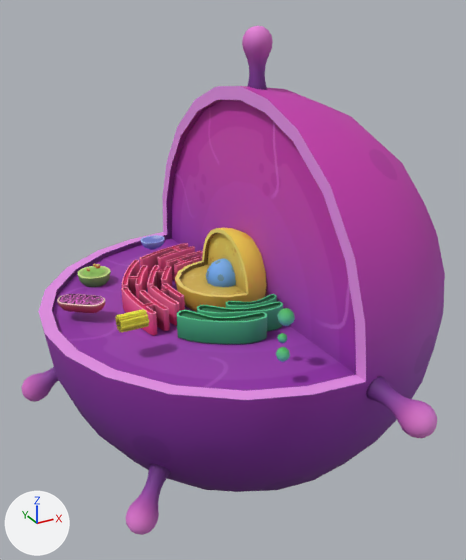
A saved change to the glTF model public/assets/celula-animal/model.glb.
One viewpoint serves both versions: a camera (50 mm lens) standing at (-0.149, -0.263, 0.137) and looking at (-0.01, -0.011, 0.011). Arrows for +X, +Y and +Z are at lower left; the lights stay in place. Where no turn or scale is listed for an object, it has been applied to the vertices.

In view in the first picture: 'Centriolo', 'Flagelo', 'Flagelo.001', 'Flagelo.002', 'Flagelo.003', 'Lisosoma', 'Membrana', 'Mitocondria', 'Nucleo', 'Nucleolo', 'Reticulo.001', 'Reticulo.002', 'Reticulo.003', 'Reticulo.005', 'Reticulo.006', 'Reticulo.007', 'Ribosoma', 'Ribosoma.001', 'Ribosoma.002', 'golgi.002', 'golgi.003', 'golgi.004'.
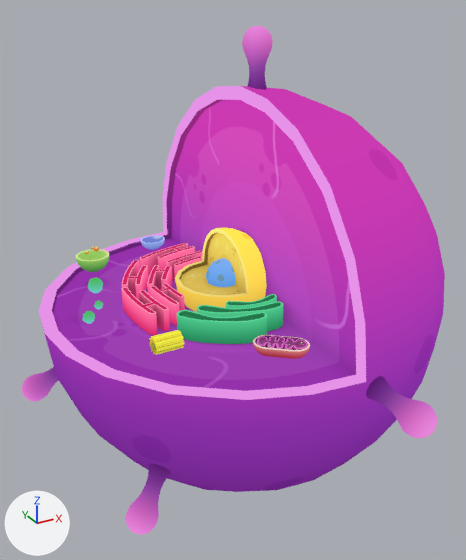
Where the newer file only moved an object's origin or applied its transform, the numbers keep the older frame.

What changed in the scene script:
```text
Change mat_ribosoma:
    remove # nodes: BsdfPrincipled, OutputMaterial, TexImage
    nodes: BsdfTransparent, Emission, LightPath, MixShader, OutputMaterial, TexImage
Change mat_centriolo:
    remove # nodes: BsdfPrincipled, OutputMaterial, TexImage
    nodes: BsdfTransparent, Emission, LightPath, MixShader, OutputMaterial, TexImage
Change mat_mitocondria:
    remove # nodes: BsdfPrincipled, OutputMaterial, TexImage
    nodes: BsdfTransparent, Emission, LightPath, MixShader, OutputMaterial, TexImage
Change mat_nucleo:
    remove # nodes: BsdfPrincipled, OutputMaterial, TexImage
    nodes: BsdfTransparent, Emission, LightPath, MixShader, OutputMaterial, TexImage
Change mat_nucleolo:
    remove # nodes: BsdfPrincipled, OutputMaterial, TexImage
    nodes: BsdfTransparent, Emission, LightPath, MixShader, OutputMaterial, TexImage
Change mat_reticuloendo:
    remove # nodes: BsdfPrincipled, OutputMaterial, TexImage
    nodes: BsdfTransparent, Emission, LightPath, MixShader, OutputMaterial, TexImage
Change mat_golgi:
    remove # nodes: BsdfPrincipled, OutputMaterial, TexImage
    nodes: BsdfTransparent, Emission, LightPath, MixShader, OutputMaterial, TexImage
Change mat_lisosoma:
    remove # nodes: BsdfPrincipled, OutputMaterial, TexImage
    nodes: BsdfTransparent, Emission, LightPath, MixShader, OutputMaterial, TexImage
Change mat_membrana:
    remove # nodes: BsdfPrincipled, OutputMaterial, TexImage
    nodes: BsdfTransparent, Emission, LightPath, MixShader, OutputMaterial, TexImage
Add mat_flagelo:
    mat_flagelo = bpy.data.materials.new('Flagelo')
    # uses the picture img_animal_flagelos_albedotransparency
Change me_roundcube_006:
    where me_roundcube_006.from_pydata(...)  # 185 vertices, 352 faces; spans x -0.1085..-0.081, y 0.022..0.0403, z -0.0538..-0.0301
    remove me_roundcube_006.materials.append(mat_flagelos)  # picture img_animal_flagelos_albedotransparency
    add me_roundcube_006.materials.append(mat_flagelo)
Change me_roundcube_007:
    where me_roundcube_007.from_pydata(...)  # 185 vertices, 352 faces; spans x -0.0879..-0.0626, y -0.0661..-0.0428, z -0.0718..-0.0483
    remove me_roundcube_007.materials.append(mat_flagelos)  # picture img_animal_flagelos_albedotransparency
    add me_roundcube_007.materials.append(mat_flagelo)
Change me_roundcube_001:
    where me_roundcube_001.from_pydata(...)  # 185 vertices, 352 faces; spans x 0.0013..0.015, y -0.0068..0.0068, z 0.0963..0.1256
    remove me_roundcube_001.materials.append(mat_flagelos)  # picture img_animal_flagelos_albedotransparency
    add me_roundcube_001.materials.append(mat_flagelo)
Change me_roundcube_002:
    where me_roundcube_002.from_pydata(...)  # 185 vertices, 352 faces; spans x 0.0012..0.0158, y -0.1269..-0.0971, z -0.0148..-0.0001
    remove me_roundcube_002.materials.append(mat_flagelos)  # picture img_animal_flagelos_albedotransparency
    add me_roundcube_002.materials.append(mat_flagelo)
Change ob_ribosoma_001:
    ob_ribosoma_001.location: (-0.0271, -0.0816, 0.0106) -> (-0.0817, -0.0086, 0.0075)
Change ob_ribosoma_002:
    ob_ribosoma_002.location: (-0.0203, -0.0728, 0.0211) -> (-0.0749, 0.0003, 0.018)
Change ob_centriolo:
    ob_centriolo.location: (0.0, 0.0, 0.0) -> (0.0082, -0.0166, -0.0042)
Change ob_mitocondria:
    ob_mitocondria.location: (0.0, 0.0, 0.0) -> (0.0575, -0.0833, 0.0023)
Change ob_lisosoma:
    ob_lisosoma.location: (-0.0609, 0.0503, 0.0031) -> (-0.0609, 0.0503, 0.0127)
```

Changed parts and their boxes (x1, y1, x2, y2) in the pictures (466 x 560 px):
'Membrana', recoloured: (38, 86, 445, 492) in both
'Nucleo', recoloured: (175, 228, 267, 312) in both
'golgi.003', recoloured: (177, 310, 267, 344) in both
'Flagelo', recoloured: (366, 376, 437, 438) in both
'Mitocondria', recoloured, moved: before (57, 294, 106, 313); after (253, 335, 310, 359)
'Flagelo.002', recoloured: (126, 464, 170, 535) in both
'Reticulo.006', recoloured: (121, 287, 170, 335) in both
'Flagelo.003', recoloured: (242, 25, 273, 90) in both
'Centriolo', recoloured, moved: before (115, 309, 149, 333); after (149, 330, 185, 355)
'Lisosoma', recoloured, moved: before (78, 266, 111, 287); after (76, 249, 109, 272)
'golgi.002', recoloured: (197, 301, 283, 331) in both
'Flagelo.001', recoloured (purple to pink): (21, 367, 59, 402) in both
'Reticulo.005', recoloured: (150, 283, 185, 325) in both
'Reticulo.002', recoloured: (140, 243, 195, 276) in both
'Nucleolo', recoloured: (206, 258, 236, 287) in both
'Reticulo.001', recoloured: (122, 260, 148, 301) in both
'Reticulo.003', recoloured: (147, 265, 172, 295) in both
'Reticulo.007', recoloured: (166, 251, 203, 284) in both
'Ribosoma.002', recoloured, moved: before (277, 308, 295, 326); after (88, 278, 103, 293)
'golgi.004', recoloured: (226, 294, 277, 308) in both
'Ribosoma.001', recoloured, moved: before (276, 347, 290, 362); after (82, 311, 95, 324)
'Ribosoma', recoloured: (94, 300, 287, 343) in both
